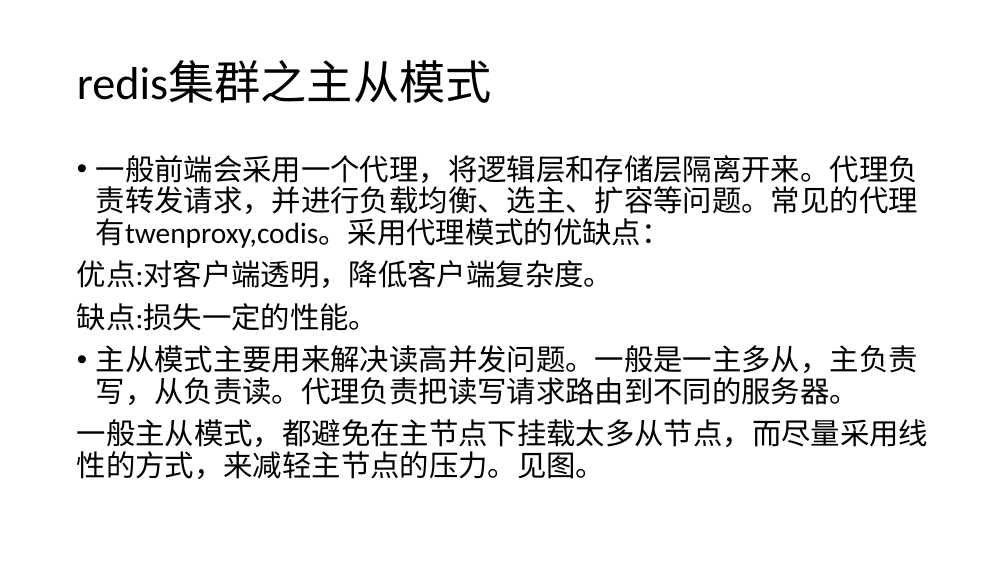
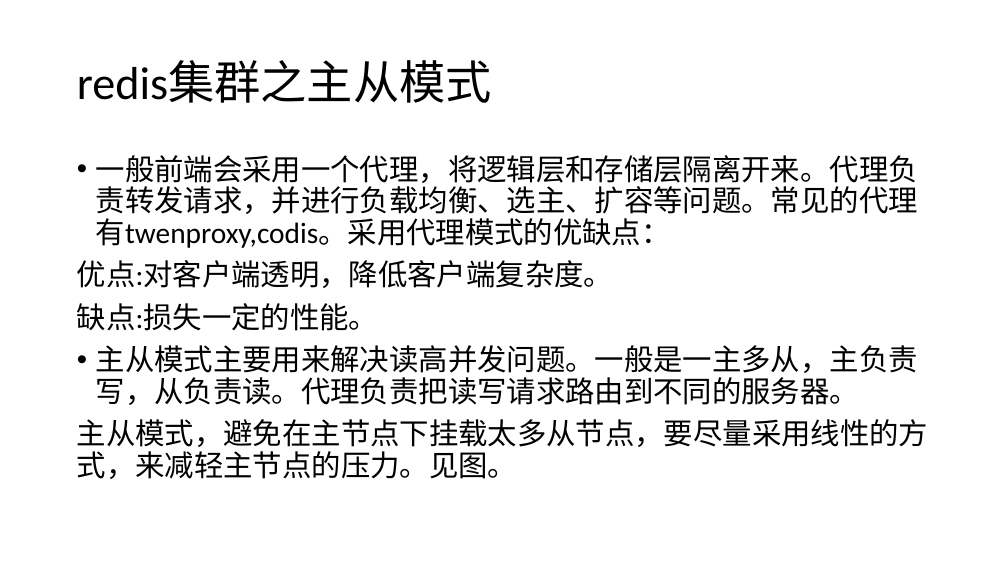
Before and after one commit to djpan0303/tech_paper, a slide deck: slide 11 of redis面试.pptx. Drawn at 1008x567 pixels with LibreOffice and Linux fonts; fonts in the diff are those of the drawing. Boxes give left, top, right and bottom in pixels: in the first picture for what was removed or moved away, otherwise in the second. Text is boxed around its words. In the diff, an @@ line names an element or a change of style, - is before the commit and + after.

```diff
--- a/redis面试.pptx
+++ b/redis面试.pptx
@@ text at (77,419,928,479): text changed @@
-一般主从模式，都避免在主节点下挂载太多从节点，而尽量采用线性的方式，来减轻主节点的压力。见图。
+主从模式，避免在主节点下挂载太多从节点，要尽量采用线性的方式，来减轻主节点的压力。见图。
```
Also in this commit, not shown: 2 other files.
